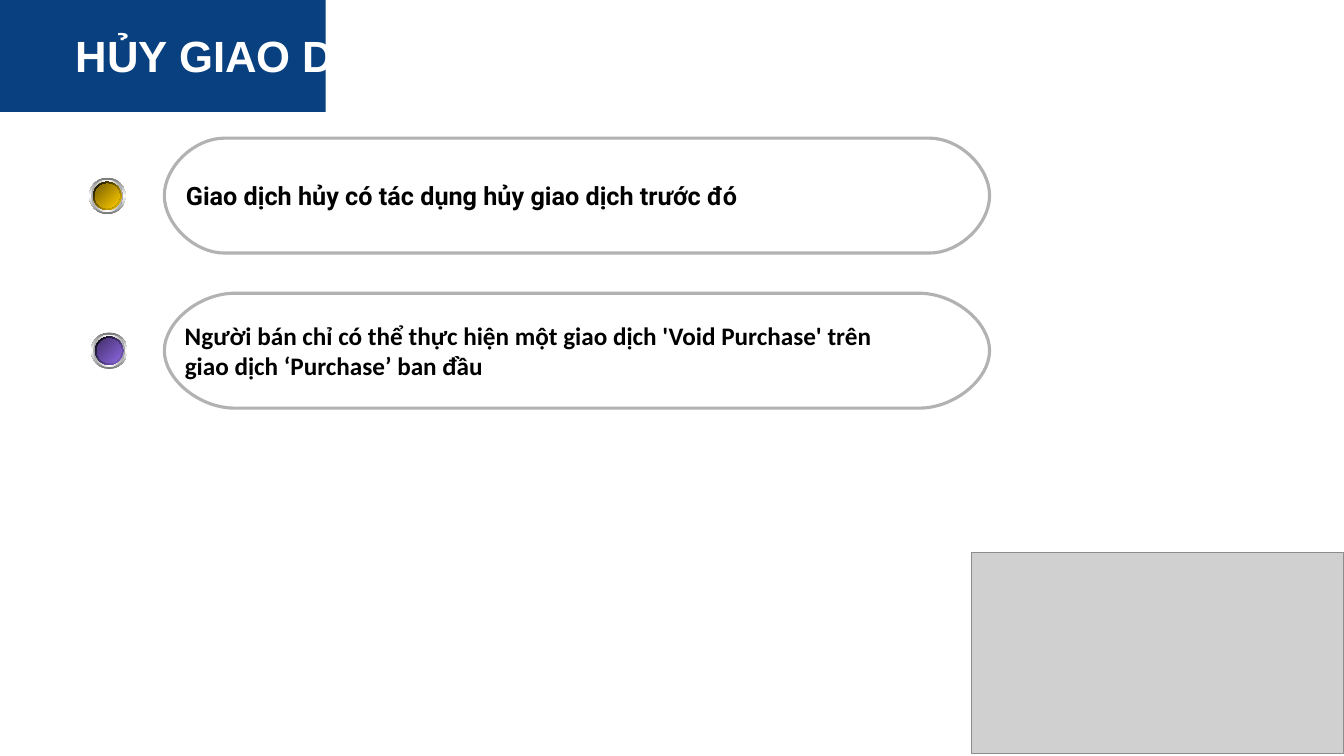
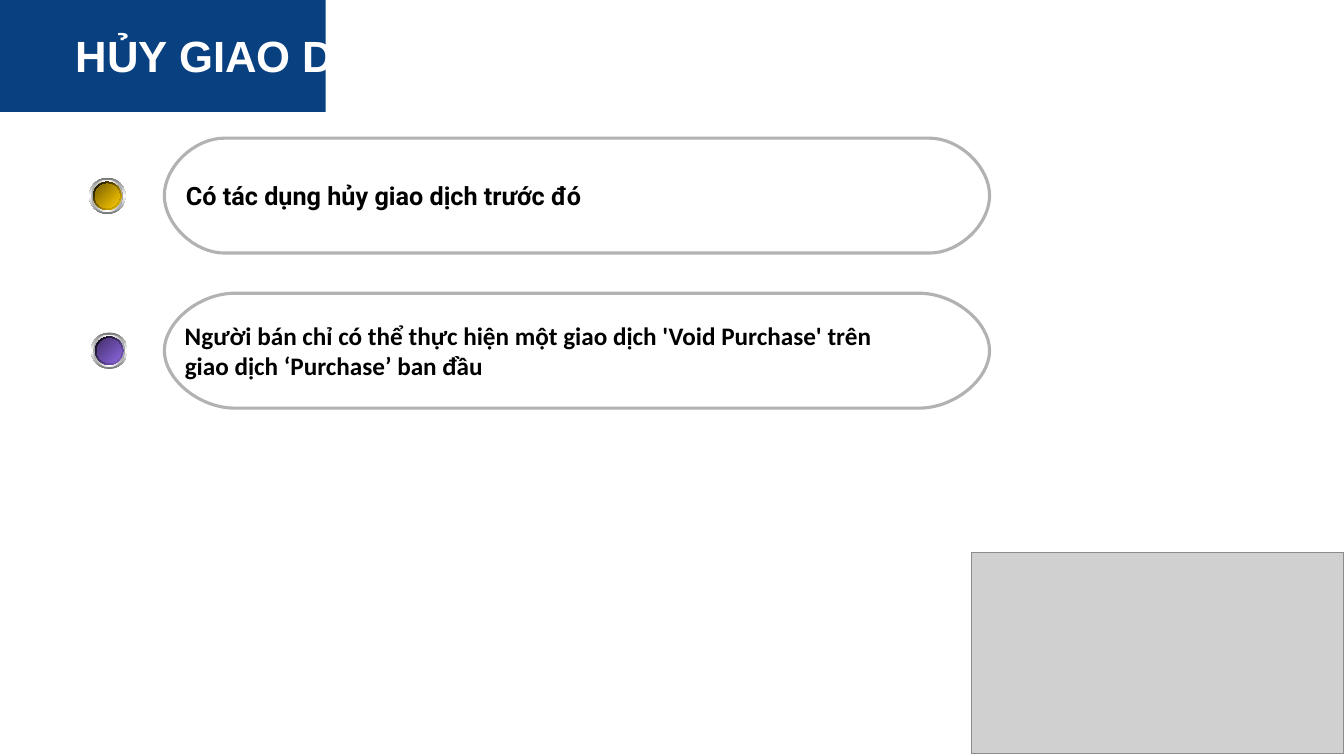
Before and after one commit to ducbinhit/JetPay_DucBinh, a slide deck: slide 8 of TaiLieu/NAPAS-Thanh toan dien tu - Copy.pptx (slide 9 before the commit). Drawn at 1344x756 pixels with LibreOffice and Linux fonts; fonts in the diff are those of the drawing; grey boxes stand for pictures; background and template pictures are left out. Boxes give left, top, right and bottom in pixels: in the first picture for what was removed or moved away, otherwise in the second. Text is boxed around its words. In the diff, an @@ line names an element or a change of style, - is before the commit and + after.

Commit message:
sua lai slide

```diff
--- a/TaiLieu/NAPAS-Thanh toan dien tu - Copy.pptx
+++ b/TaiLieu/NAPAS-Thanh toan dien tu - Copy.pptx
@@ text in freeform shape at box(186, 184, 581, 211): text changed @@
-Giao dịch hủy có tác dụng hủy giao dịch trước đó
+Có tác dụng hủy giao dịch trước đó
```
Also in this commit, not shown: 2 other slides changed, 1 slide added, 1 slide removed, 4 other files.
